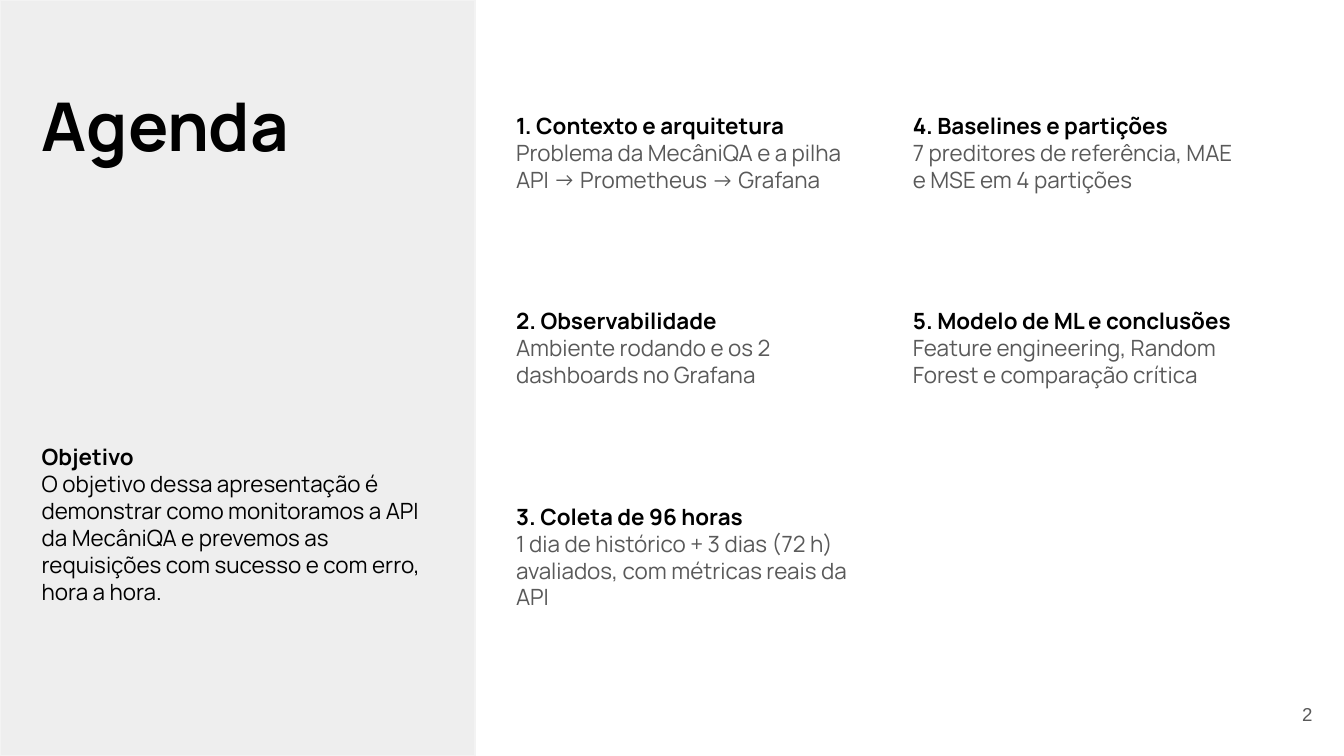
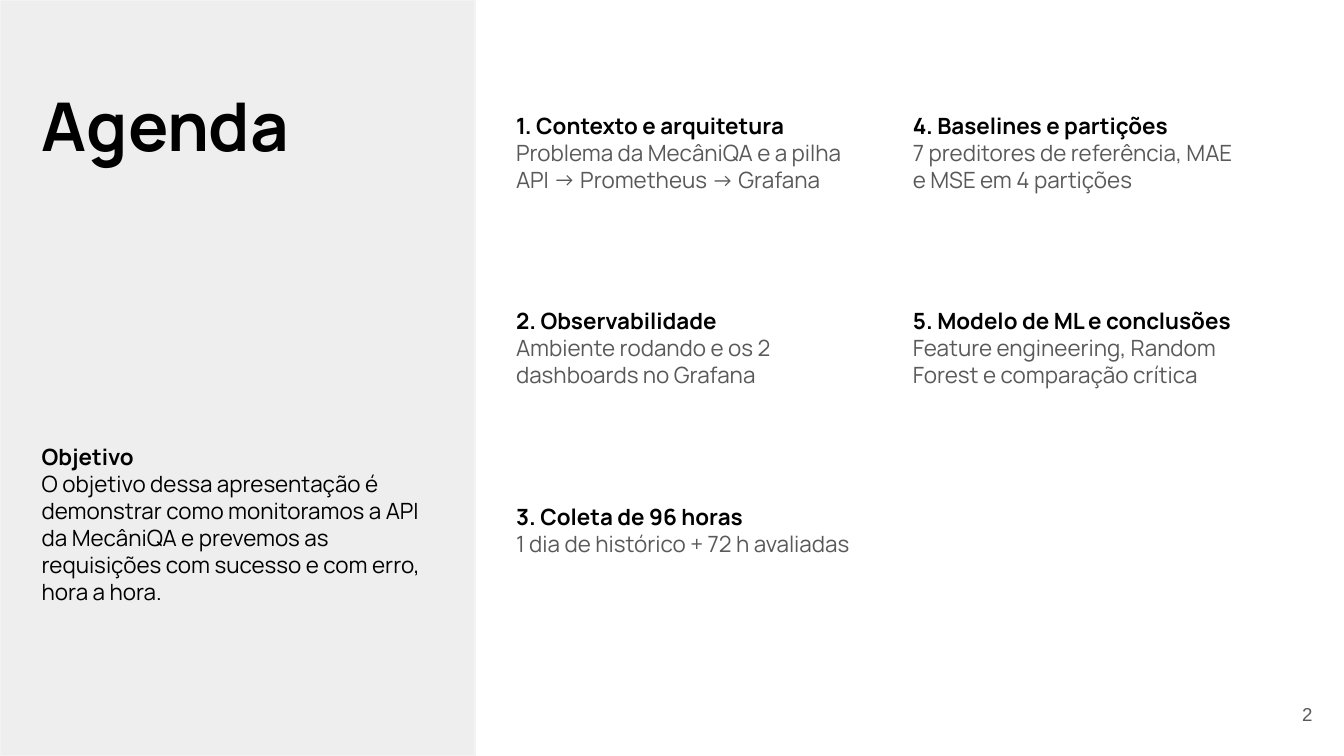
Before and after one commit to LenilsonSoares/mecaniQA-nuvem-macapa, a slide deck: slide 2 of oat4/apresentacao/mecaniQA_oat4_macapa.pptx. Drawn at 1344x756 pixels with LibreOffice and Linux fonts; fonts in the diff are those of the drawing. Boxes give left, top, right and bottom in pixels: in the first picture for what was removed or moved away, otherwise in the second. Text is boxed around its words. In the diff, an @@ line names an element or a change of style, - is before the commit and + after.

```diff
--- a/oat4/apresentacao/mecaniQA_oat4_macapa.pptx
+++ b/oat4/apresentacao/mecaniQA_oat4_macapa.pptx
@@ text at [516, 534, 849, 553]: text changed @@
-1 dia de histórico + 3 dias (72 h) avaliados, com métricas reais da API
+1 dia de histórico + 72 h avaliadas
```
Also in this commit, not shown: 5 other slides changed, 4 slides added, 2 other files.
